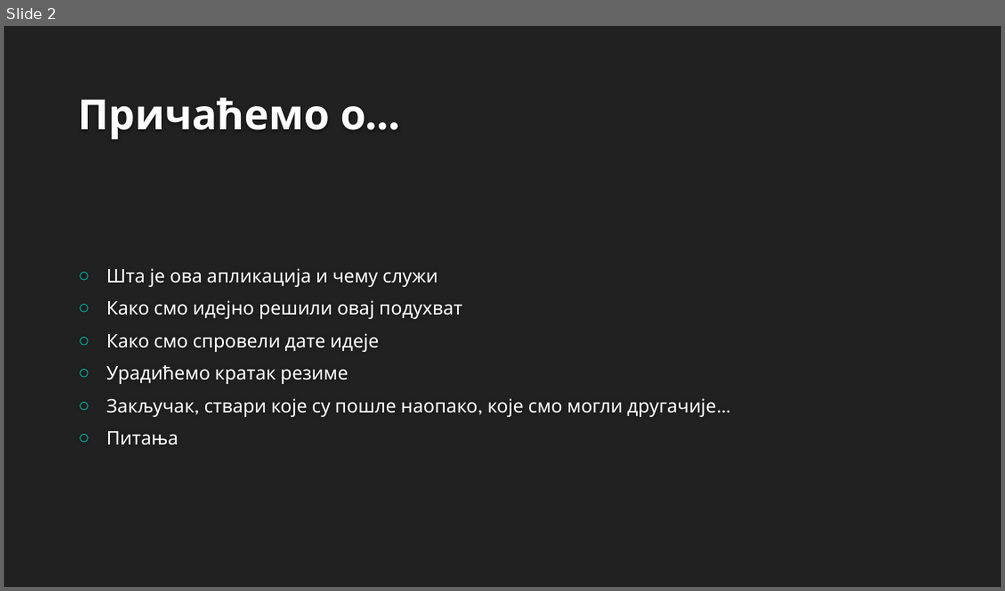
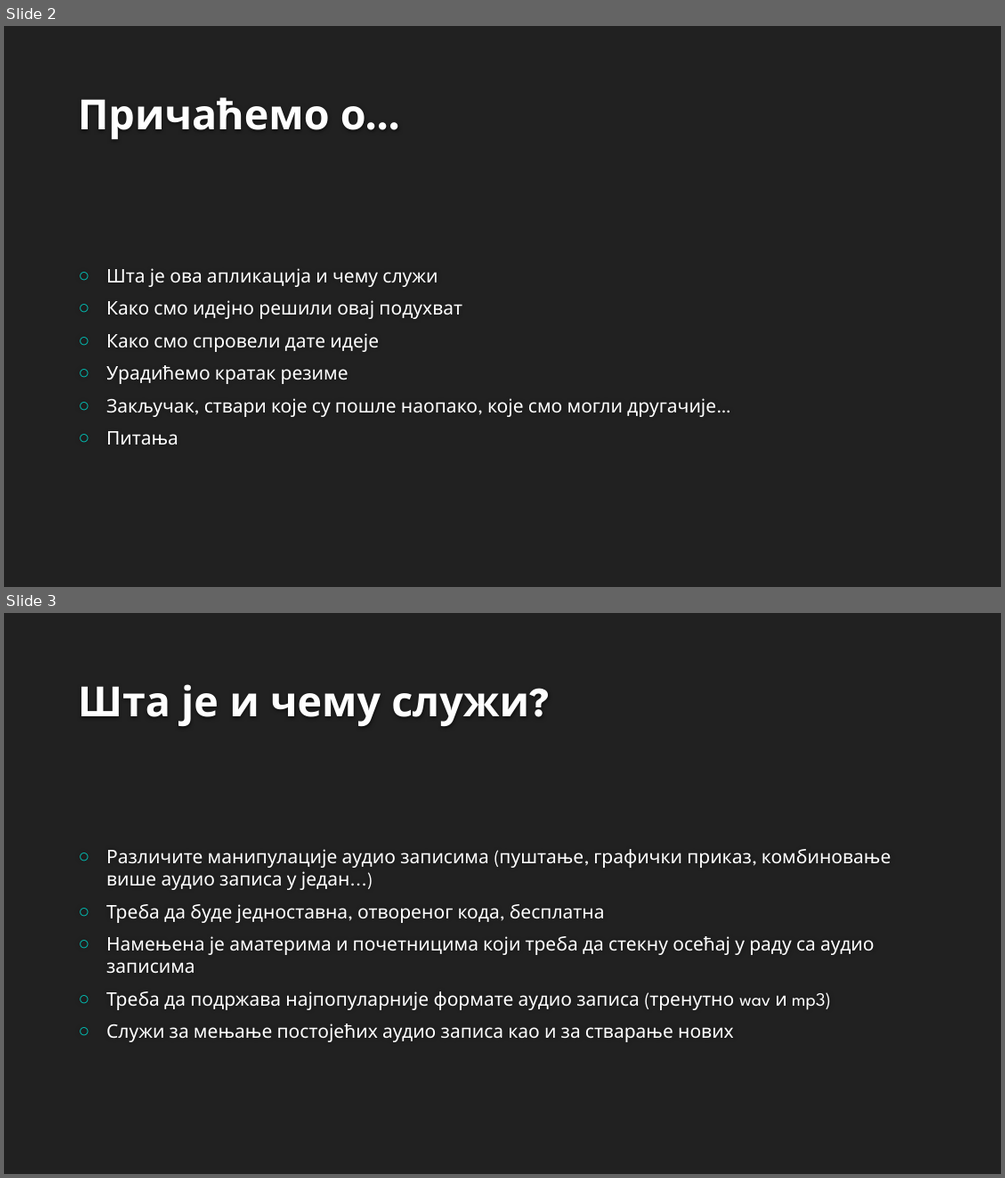
Before and after one commit to RazvojSoftvera2/MasterAudioTechnologyFunctions, a slide deck: Documentation and designs/Documentation/MATF_prezentacija.pptx. Shown one above the other, each under a label of ours: slide 2 before the commit, slides 2 and 3 after it. The pictures are 1005x591 and 1005x1178 pixels, drawn with LibreOffice and Linux fonts; fonts in the diff are those of the drawing; background and template pictures are left out. Boxes give left, top, right and bottom in pixels: in the first picture for what was removed or moved away, otherwise in the second. Text is boxed around its words. In the diff, an @@ line names an element or a change of style, - is before the commit and + after.

```diff
--- a/Documentation and designs/Documentation/MATF_prezentacija.pptx
+++ b/Documentation and designs/Documentation/MATF_prezentacija.pptx
@@ slide 3 added at (4, 613, 1001, 1174), background #212121 @@
@@ title added at (78, 684, 529, 726), 40 pt, text #FEFEFE, bold @@
+Шта је и чему служи?
@@ text added at (106, 849, 891, 1042), 18 pt, text #FFFFFF @@
+○ Различите манипулације аудио записима (пуштање, графички приказ, комбиновање више аудио записа у један...)
+○ Треба да буде једноставна, отвореног кода, бесплатна
+○ Намењена је аматерима и почетницима који треба да стекну осећај у раду са аудио записима
+○ Треба да подржава најпопуларније формате аудио записа (тренутно wav и mp3)
+○ Служи за мењање постојећих аудио записа као и за стварање нових
```
Also in this commit, not shown: 1 slide changed, 10 other slides added.
